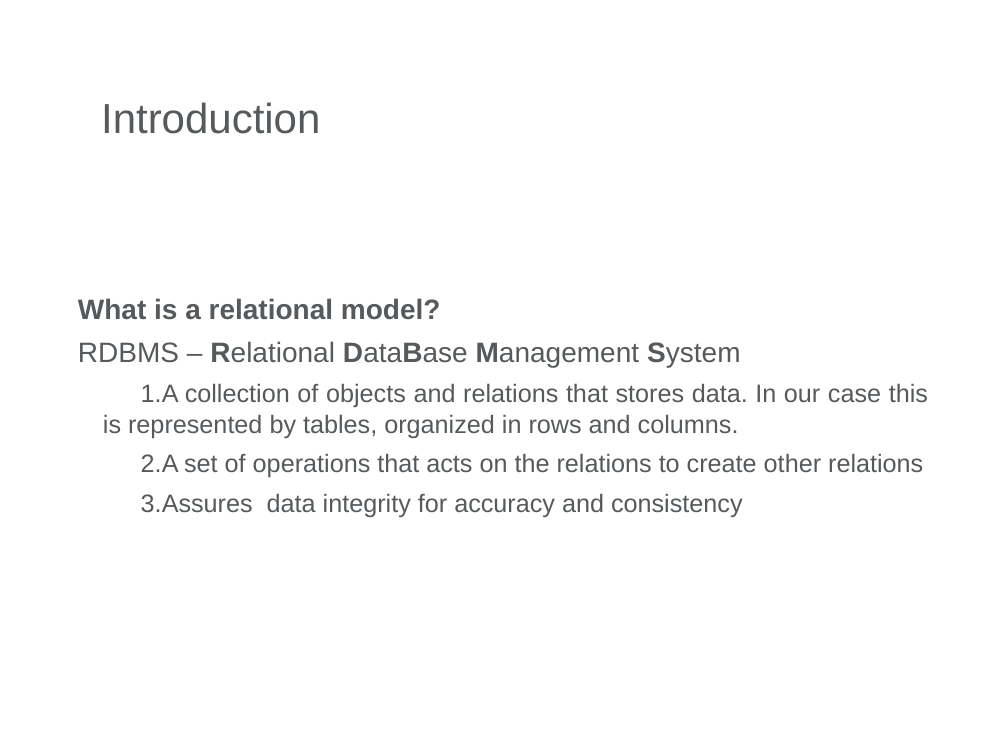
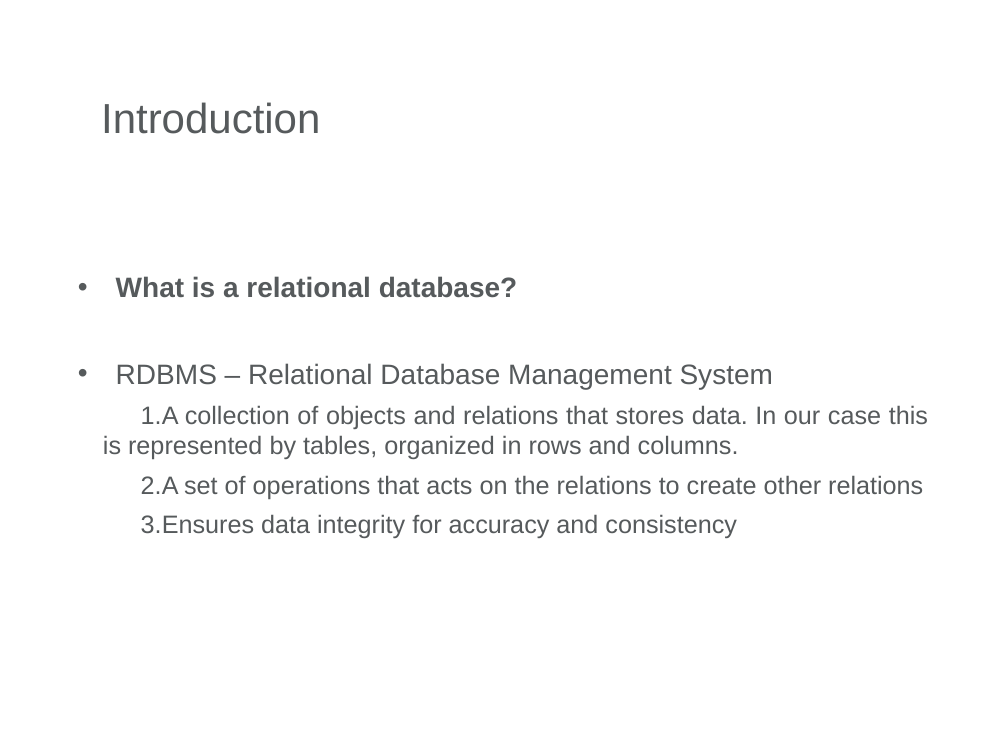
Before and after one commit to radu-duca/JavaDocs, a slide deck: slide 5 of SQL/Prezentare_Workshop/SQL Presentation.pptx. Drawn at 1008x756 pixels with LibreOffice and Linux fonts; fonts in the diff are those of the drawing; background and template pictures are left out. Boxes give left, top, right and bottom in pixels: in the first picture for what was removed or moved away, otherwise in the second. Text is boxed around its words. In the diff, an @@ line names an element or a change of style, - is before the commit and + after.

```diff
--- a/SQL/Prezentare_Workshop/SQL Presentation.pptx
+++ b/SQL/Prezentare_Workshop/SQL Presentation.pptx
@@ text at (x1=116, y1=276, x2=773, y2=389): text changed @@
-What is a relational model?
-RDBMS – Relational DataBase Management System
+• What is a relational database?
+• RDBMS – Relational Database Management System
@@ text at (x1=141, y1=514, x2=737, y2=538): text changed @@
-3. Assures data integrity for accuracy and consistency
+3. Ensures data integrity for accuracy and consistency
```
Also in this commit, not shown: 9 other slides changed, 2 slides added, 2 slides removed, 2 other files.
